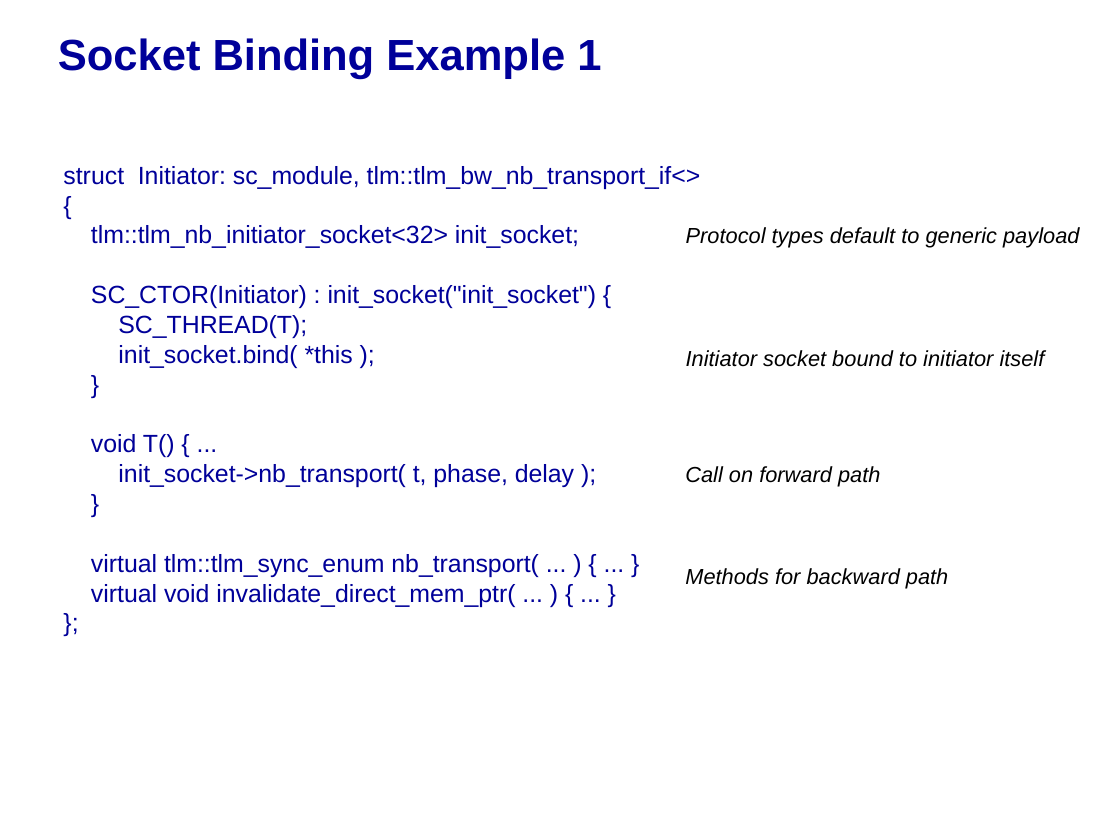
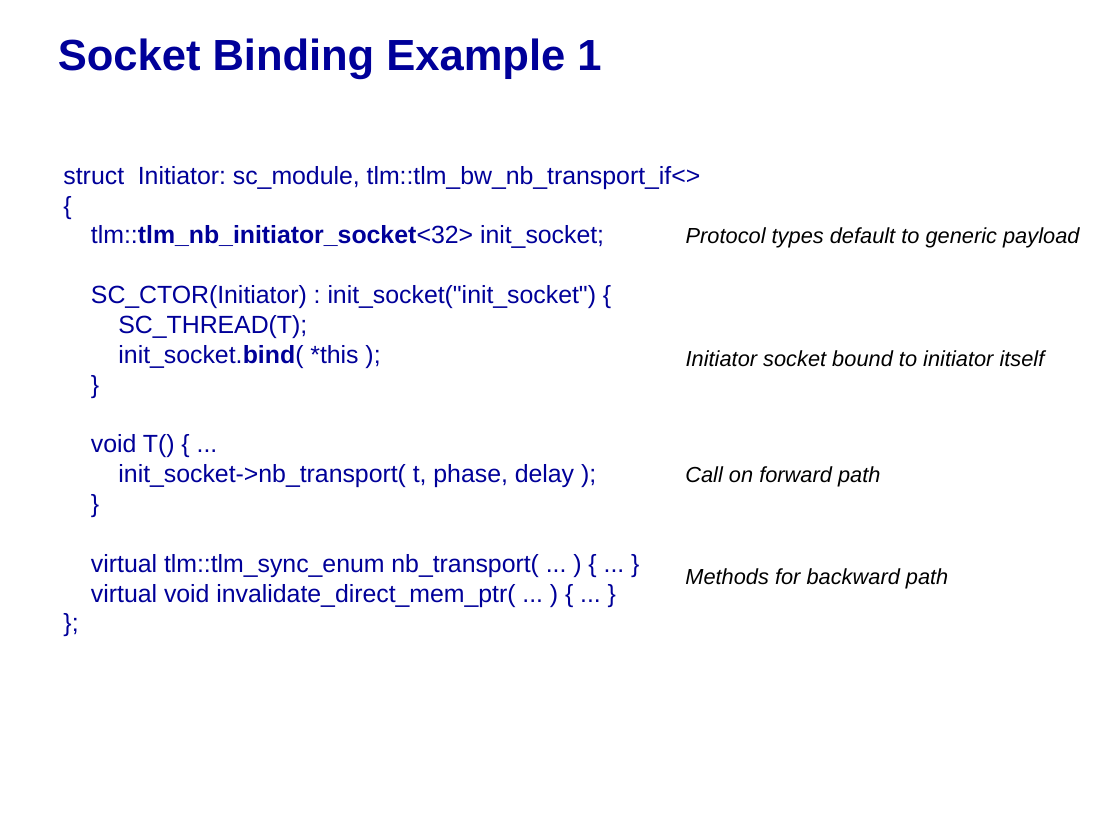
Before and after one commit to accellera-official/systemc, a slide deck: slide 30 of docs/release/TLM_2_0_training.pps (slide 28 before the commit). Drawn at 1120x840 pixels with LibreOffice and Linux fonts; fonts in the diff are those of the drawing; background and template pictures are left out. Boxes give left, top, right and bottom in pixels: in the first picture for what was removed or moved away, otherwise in the second. Text is boxed around its words. In the diff, an @@ line names an element or a change of style, - is before the commit and + after.

```diff
--- a/docs/release/TLM_2_0_training.pps
+++ b/docs/release/TLM_2_0_training.pps
@@ text at (91, 225, 604, 368): bold on in "tlm::tlm_nb_initiator_socket<32>", "init_socket.bind(" @@
```
Also in this commit, not shown: 74 other slides changed, 6 slides added.
